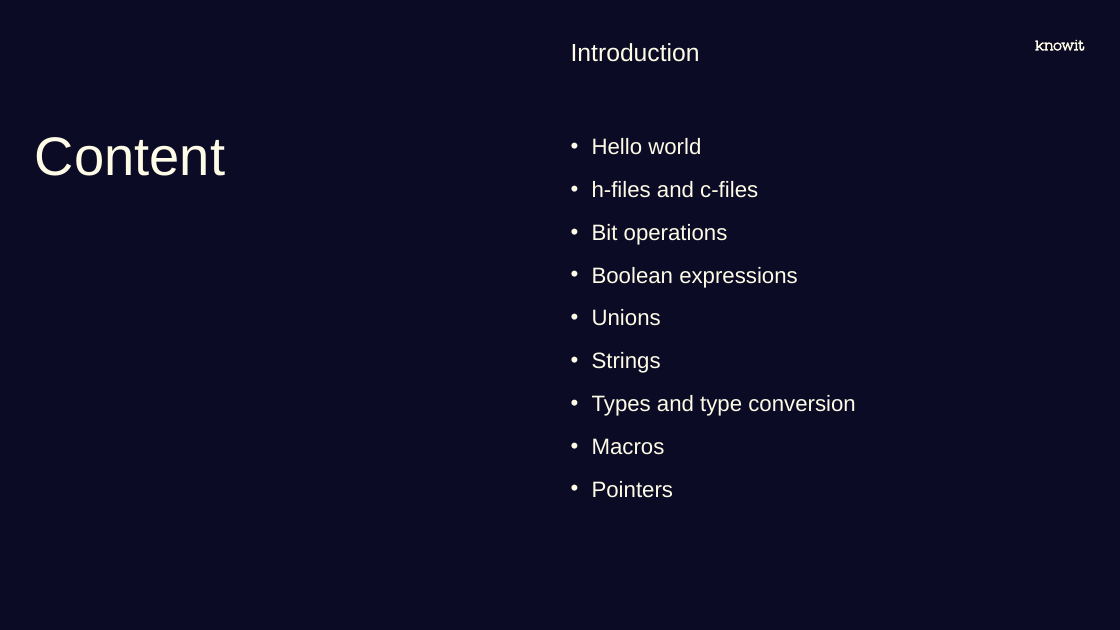
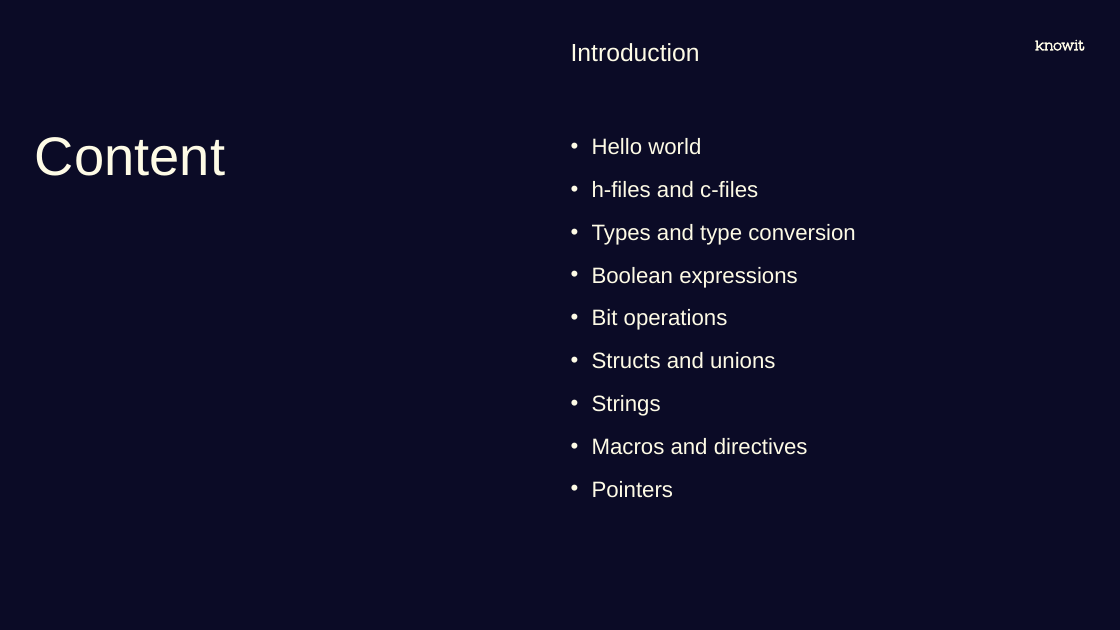
Before and after one commit to joelstr/knowit-embedded-academy, a slide deck: slide 3 of Pre-course/Embedded academy - Pre-course.pptx. Drawn at 1120x630 pixels with LibreOffice and Linux fonts; fonts in the diff are those of the drawing; background and template pictures are left out. Boxes give left, top, right and bottom in pixels: in the first picture for what was removed or moved away, otherwise in the second. Text is boxed around its words. In the diff, an @@ line names an element or a change of style, - is before the commit and + after.

```diff
--- a/Pre-course/Embedded academy - Pre-course.pptx
+++ b/Pre-course/Embedded academy - Pre-course.pptx
@@ text at bbox=[592, 224, 855, 288]: paragraphs added @@
+• Types and type conversion
+• Boolean expressions
@@ text at bbox=[592, 352, 775, 369]: text changed @@
-• Boolean expressions
-• Unions
+• Structs and unions
@@ text at bbox=[592, 438, 808, 455]: text changed @@
-• Types and type conversion
-• Macros
+• Macros and directives
```
